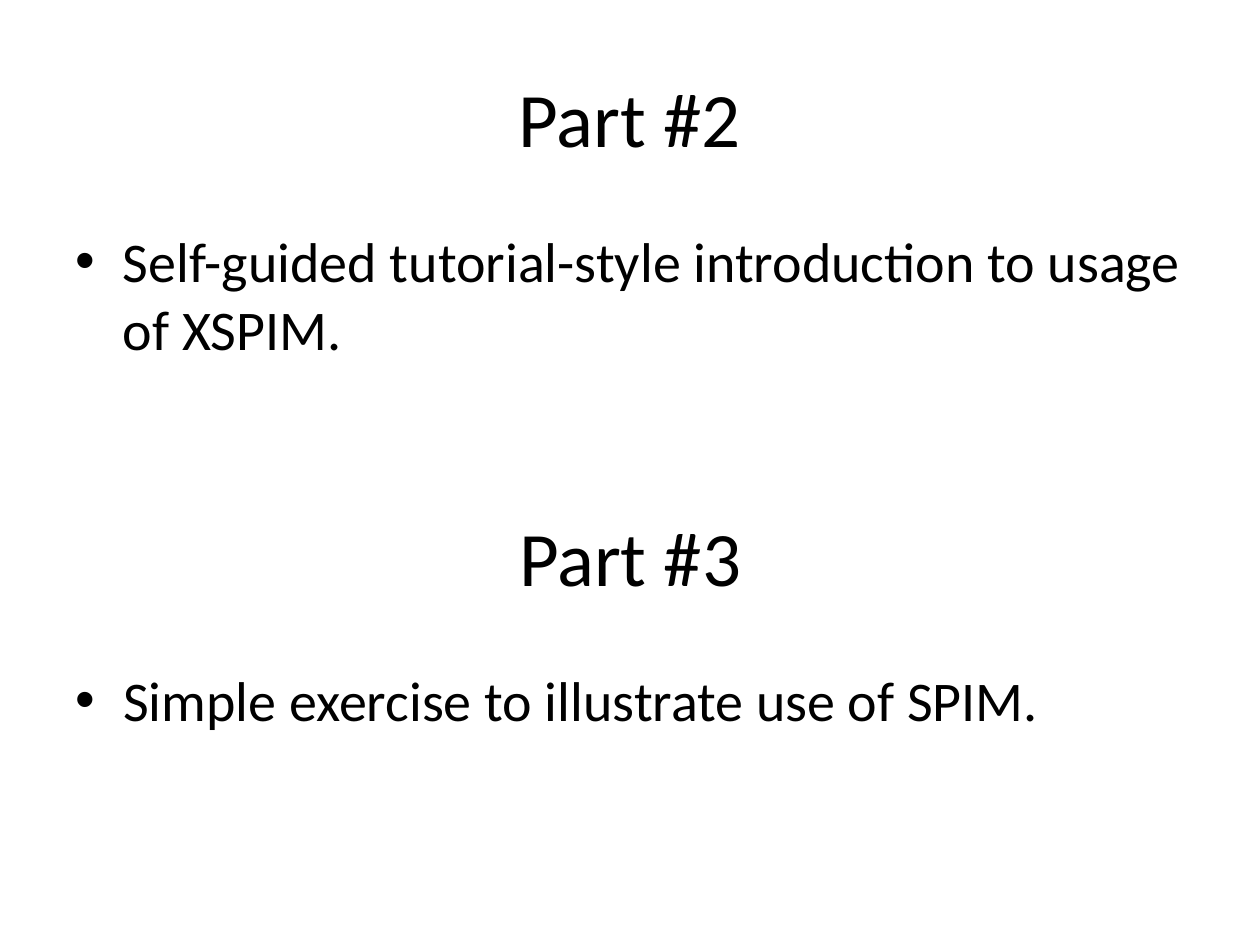
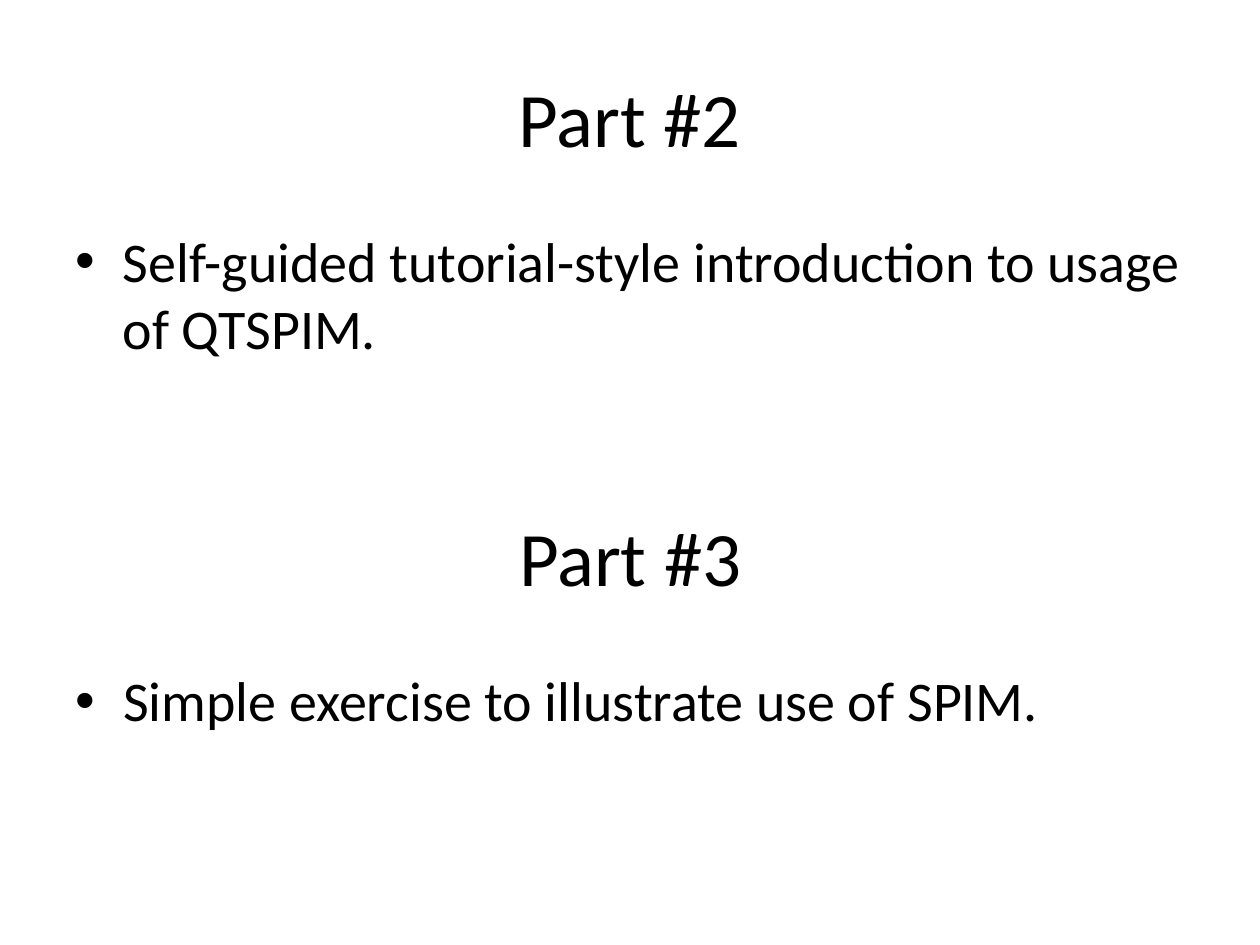
Before and after one commit to cmput229/Lab_Intro, a slide deck: slide 4 of resources/slides/class.pptx. Drawn at 1260x945 pixels with LibreOffice and Linux fonts; fonts in the diff are those of the drawing. Boxes give left, top, right and bottom in pixels: in the first picture for what was removed or moved away, otherwise in the second. Text is boxed around its words. In the diff, an @@ line names an element or a change of style, - is before the commit and + after.

Commit message:
remove XSPIM references and instructions from slides and README

```diff
--- a/resources/slides/class.pptx
+++ b/resources/slides/class.pptx
@@ text at (123,243,1180,357): text changed @@
-• Self-guided tutorial-style introduction to usage of XSPIM.
+• Self-guided tutorial-style introduction to usage of QTSPIM.
```
Also in this commit, not shown: 12 other slides changed, 8 other files.
